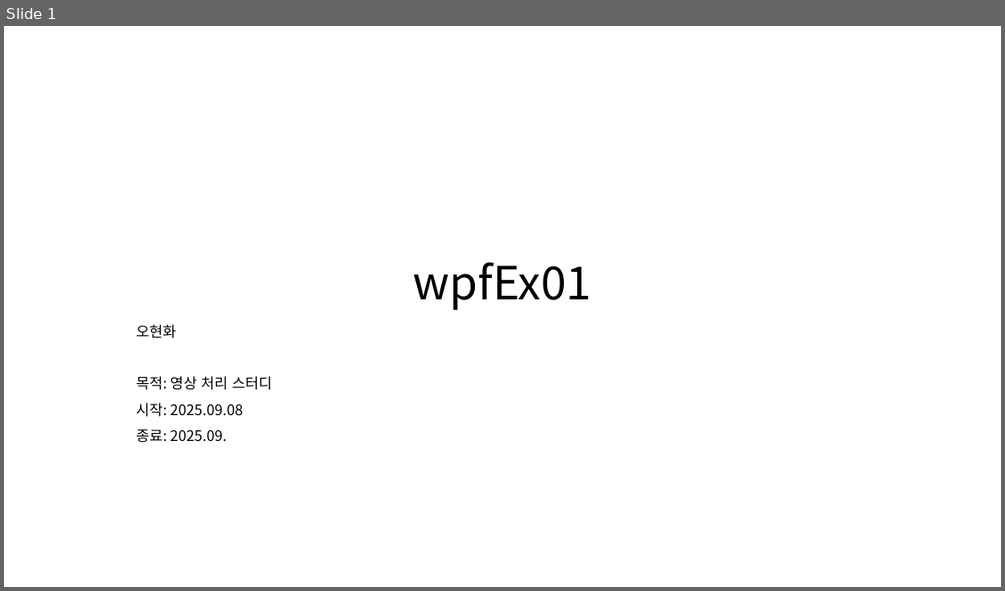
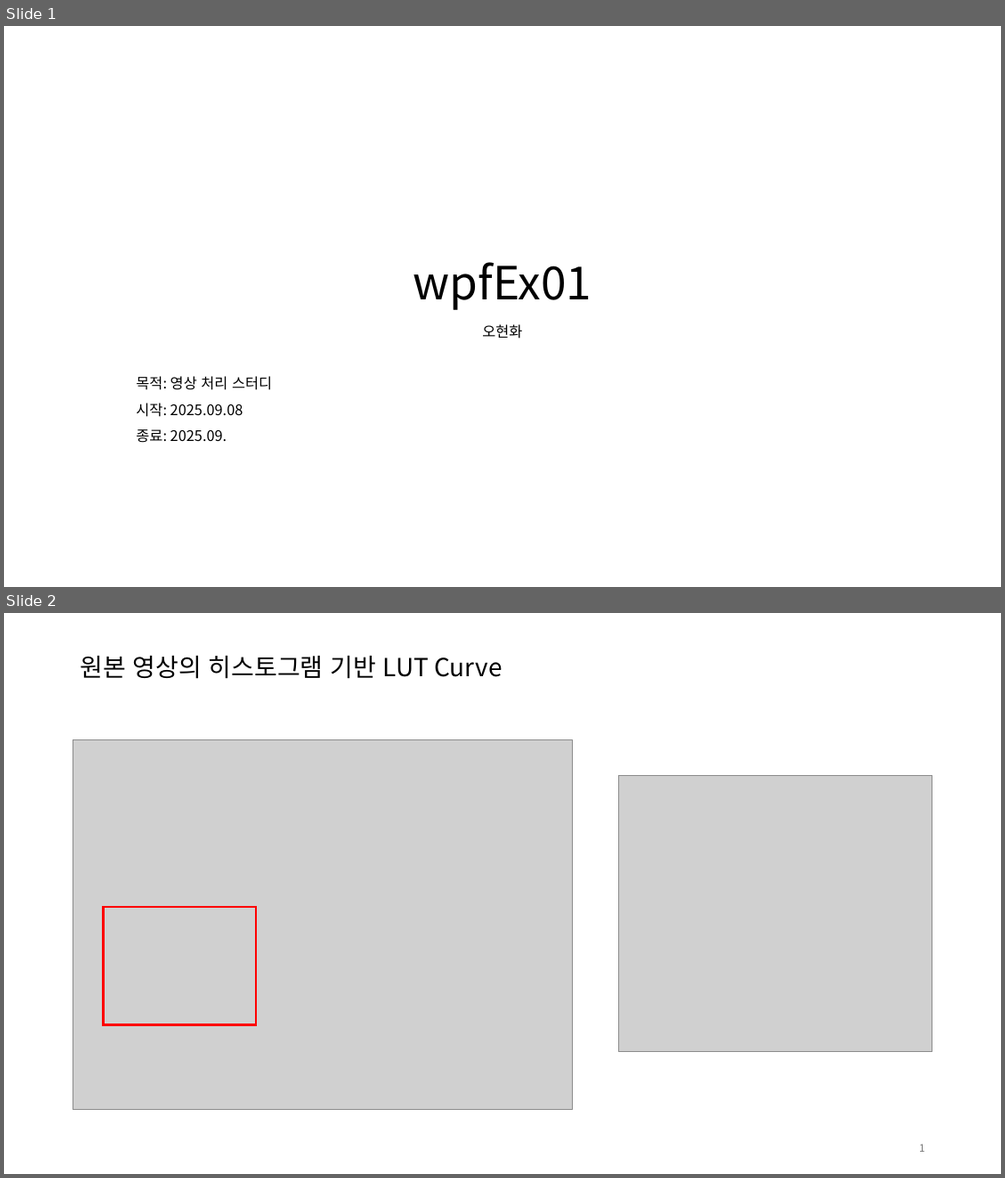
Before and after one commit to 92hwa/selfstudy, a slide deck: wpfEx01/wpfEx01/result_v1.5_250917/result_v1.5_250917.pptx. Shown one above the other, each under a label of ours: slide 1 before the commit, slides 1 and 2 after it. The pictures are 1005x591 and 1005x1178 pixels, drawn with LibreOffice and Linux fonts; fonts in the diff are those of the drawing; grey boxes stand for pictures. Boxes give left, top, right and bottom in pixels: in the first picture for what was removed or moved away, otherwise in the second. Text is boxed around its words. In the diff, an @@ line names an element or a change of style, - is before the commit and + after.

```diff
--- a/wpfEx01/wpfEx01/result_v1.5_250917/result_v1.5_250917.pptx
+++ b/wpfEx01/wpfEx01/result_v1.5_250917/result_v1.5_250917.pptx
@@ slide 2 added at [4, 613, 1001, 1174], background #FFFFFF @@
@@ title added at [80, 655, 502, 679], 24 pt, text #000000 @@
+원본 영상의 히스토그램 기반 LUT Curve
@@ picture added at [73, 740, 573, 1110] @@
@@ picture added at [619, 775, 933, 1052] @@
@@ rectangle added at [104, 907, 256, 1025], outline #FF0000 2.25 pt @@
@@ text added at [919, 1143, 924, 1151], 10 pt, text #797979 @@
+1
@@ slide 1 changed as well @@
@@ subtitle at [482, 324, 522, 338]: alignment left to centre @@
```
Also in this commit, not shown: 1 slide removed, 21 other files.
